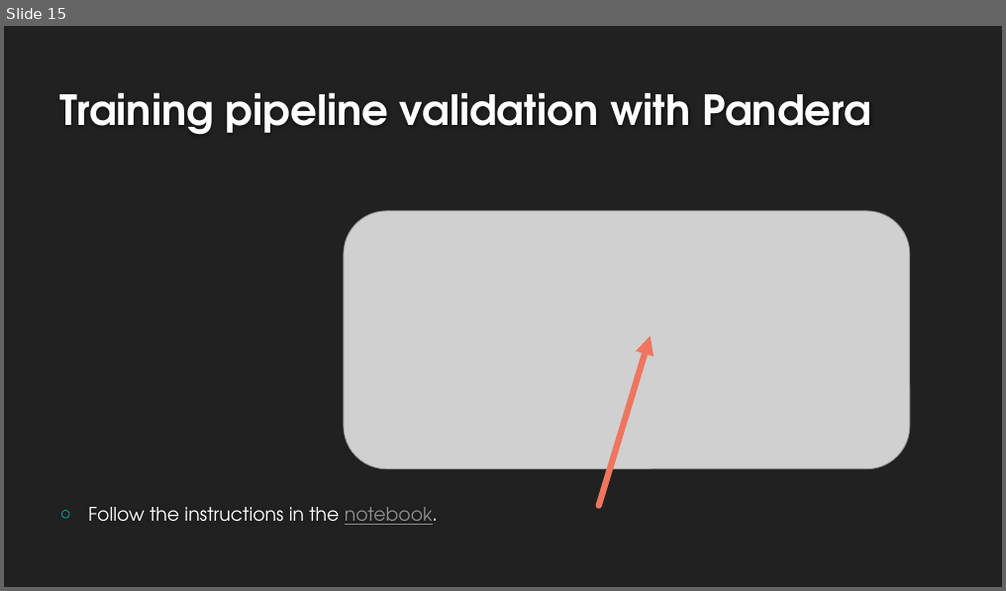
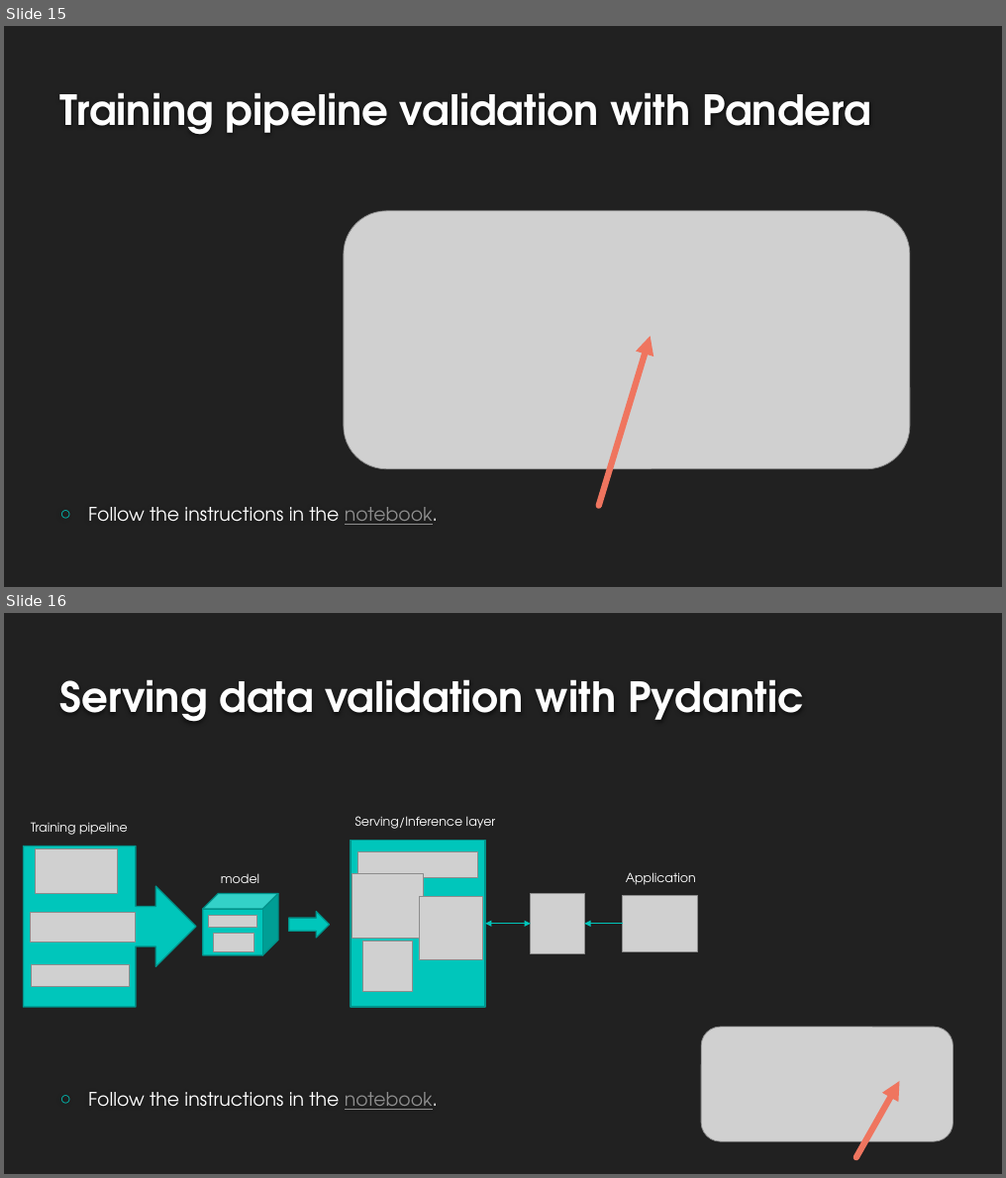
Before and after one commit to NatanMish/data_validation, a slide deck: Data Validation for Data Science.pptx. Shown one above the other, each under a label of ours: slide 15 before the commit, slides 15 and 16 after it. The pictures are 1006x591 and 1006x1178 pixels, drawn with LibreOffice and Linux fonts; fonts in the diff are those of the drawing; grey boxes stand for pictures; background and template pictures are left out. Boxes give left, top, right and bottom in pixels: in the first picture for what was removed or moved away, otherwise in the second. Text is boxed around its words. In the diff, an @@ line names an element or a change of style, - is before the commit and + after.

Commit message:
Added model_serving_data_validation.ipynb notebook

```diff
--- a/Data Validation for Data Science.pptx
+++ b/Data Validation for Data Science.pptx
@@ slide 16 added at bbox=[4, 613, 1002, 1174], background #212121 @@
@@ title added at bbox=[60, 679, 804, 722], 40 pt, text #FEFEFE, bold @@
+Serving data validation with Pydantic
@@ text added at bbox=[355, 816, 496, 829], 12 pt, text #FFFFFF @@
+Serving/Inference layer
@@ right arrow callout added at bbox=[24, 847, 196, 1008], fill #00C6BB, outline #00928A 1.25 pt @@
@@ text added at bbox=[31, 822, 128, 835], 12 pt, text #FFFFFF @@
+Training pipeline
@@ picture added at bbox=[36, 850, 118, 894] @@
@@ rectangle added at bbox=[350, 841, 485, 1008], fill #00C6BB, outline #00928A 1.25 pt @@
@@ text added at bbox=[221, 873, 259, 883], 12 pt, text #FFFFFF @@
+model
@@ picture added at bbox=[351, 873, 423, 938] @@
@@ picture added at bbox=[357, 852, 478, 878] @@
@@ text added at bbox=[626, 872, 696, 885], 12 pt, text #FFFFFF @@
+Application
@@ cube added at bbox=[202, 894, 278, 956], fill #00C6BB, outline #00928A 1.25 pt @@
@@ picture added at bbox=[419, 897, 482, 960] @@
@@ picture added at bbox=[531, 894, 584, 954] @@
@@ picture added at bbox=[623, 895, 697, 953] @@
@@ picture added at bbox=[30, 913, 136, 943] @@
@@ picture added at bbox=[208, 916, 257, 928] @@
@@ picture added at bbox=[214, 933, 254, 953] @@
@@ right arrow added at bbox=[289, 912, 330, 938], fill #00C6BB, outline #00928A 1.25 pt @@
@@ double arrow added from (485, 924) to (531, 924), #00C6BB 0.75 pt @@
@@ arrow added from (623, 924) to (585, 924), #00C6BB 0.75 pt @@
@@ picture added at bbox=[32, 964, 130, 986] @@
@@ picture added at bbox=[362, 942, 413, 992] @@
@@ picture added at bbox=[701, 1027, 952, 1142] @@
@@ arrow added from (856, 1158) to (899, 1081), #EF755F 6 pt @@
@@ text added at bbox=[88, 1092, 438, 1110], 18 pt, text #FFFFFF @@
+○ Follow the instructions in the notebook.
```
Also in this commit, not shown: 3 slides changed, 1 other slide added, 2 other files.
